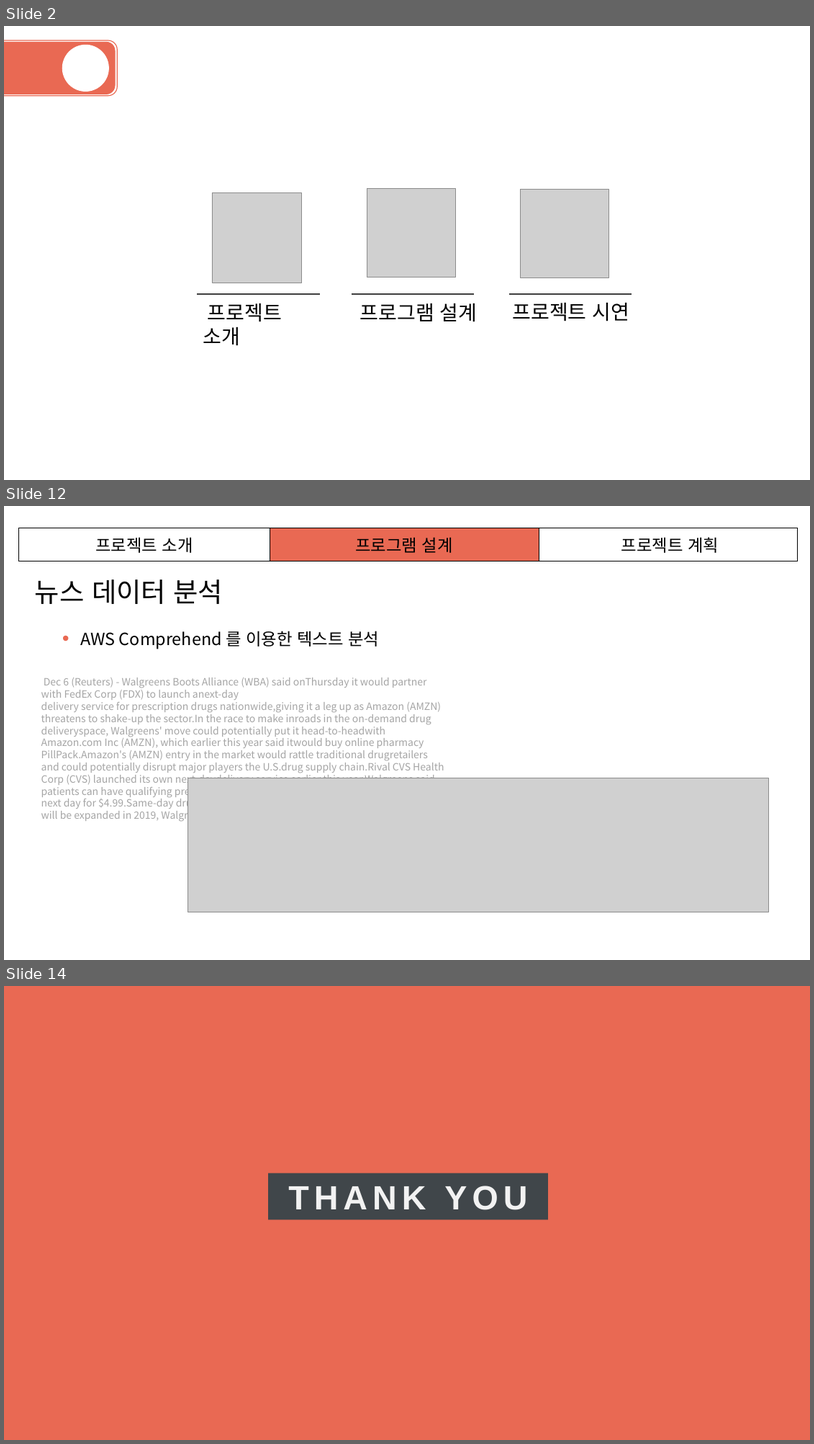
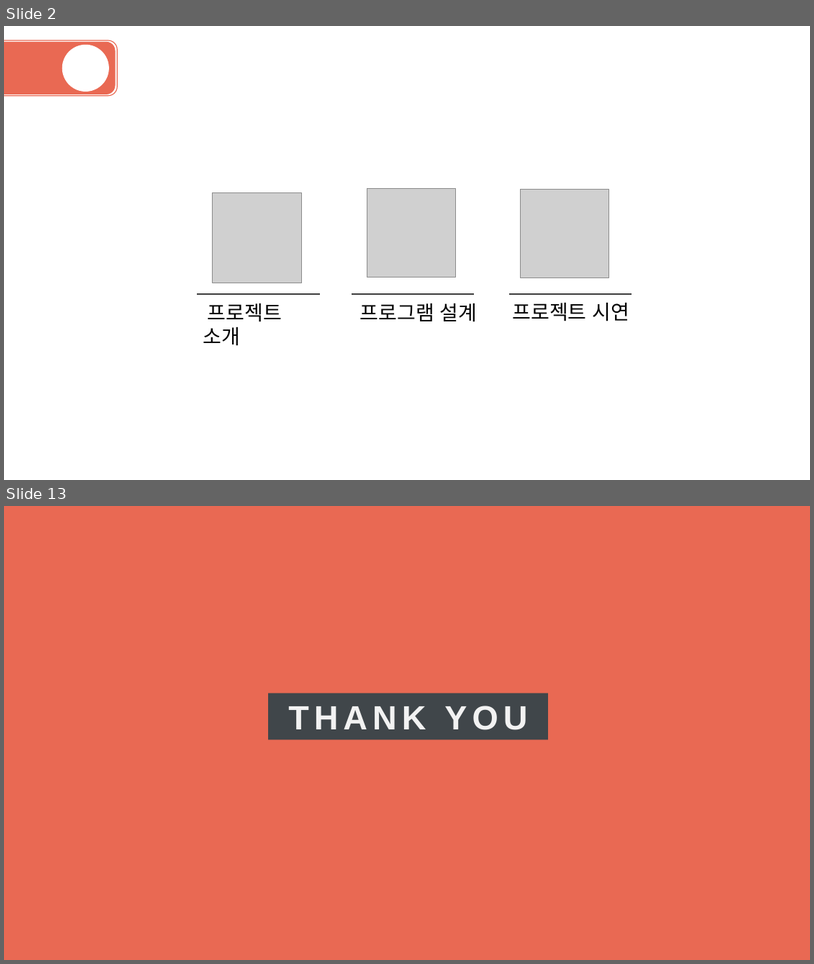
Before and after one commit to denmark111/Stocker, a slide deck: ppts/IT Seminar Final.pptx. Shown one above the other, each under a label of ours: slides 2, 12 and 14 before the commit, slides 2 and 13 after it; the slides between them are not shown. The pictures are 814x1444 and 814x964 pixels, drawn with LibreOffice and Linux fonts; fonts in the diff are those of the drawing; grey boxes stand for pictures. Boxes give left, top, right and bottom in pixels: in the first picture for what was removed or moved away, otherwise in the second. Text is boxed around its words. In the diff, an @@ line names an element or a change of style, - is before the commit and + after.

```diff
--- a/ppts/IT Seminar Final.pptx
+++ b/ppts/IT Seminar Final.pptx
@@ slide 12 removed at bbox=[4, 506, 810, 960], background #FFFFFF @@
@@ table removed at bbox=[18, 528, 797, 561], 1 rows, 3 columns @@
-프로젝트 소개 | 프로그램 설계 | 프로젝트 계획
@@ text removed at bbox=[35, 579, 224, 604] @@
-뉴스 데이터 분석
@@ ellipse removed at bbox=[63, 635, 70, 641] @@
@@ text removed at bbox=[80, 631, 379, 649] @@
-AWS Comprehend 를 이용한 텍스트 분석
@@ text removed at bbox=[41, 677, 444, 821] @@
-Dec 6 (Reuters) - Walgreens Boots Alliance (WBA) said onThursday it would partner with FedEx Corp (FDX) to launch anext-day
-delivery service for prescription drugs nationwide,giving it a leg up as Amazon (AMZN) threatens to shake-up the sector.In the race to make inroads in the on-demand drug deliveryspace, Walgreens' move could potentially put it head-to-headwith Amazon.com Inc (AMZN), which earlier this year said itwould buy online pharmacy PillPack.Amazon's (AMZN) entry in the market would rattle traditional drugretailers and could potentially disrupt major players the U.S.drug supply chain.Rival CVS Health Corp (CVS) launched its own next-daydelivery service earlier this year.Walgreens said patients can have qualifying prescriptionsdelivered to their doorstep as early as the next day for $4.99.Same-day drug delivery is already available in certainmarkets and will be expanded in 2019, Walgreens said.
@@ picture removed at bbox=[188, 778, 769, 912] @@
@@ what was slide 14 is now slide 13 @@
```
Also in this commit, not shown: 9 slides changed, 1 slide added, 1 other slide removed, 3 other files.
